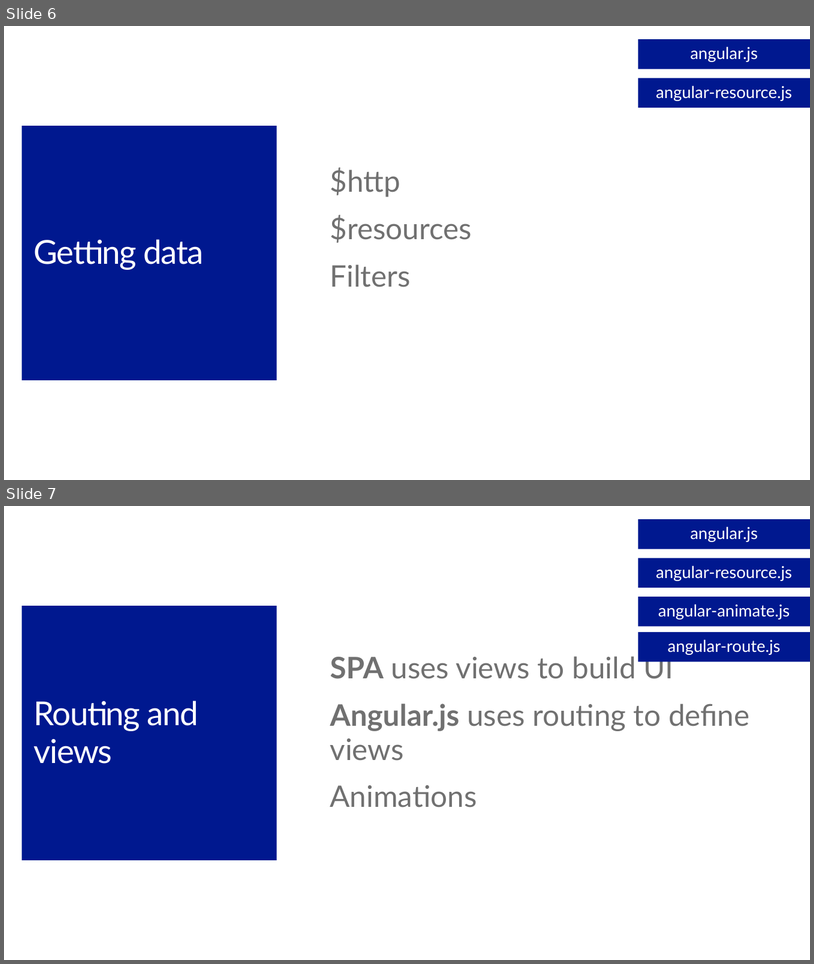
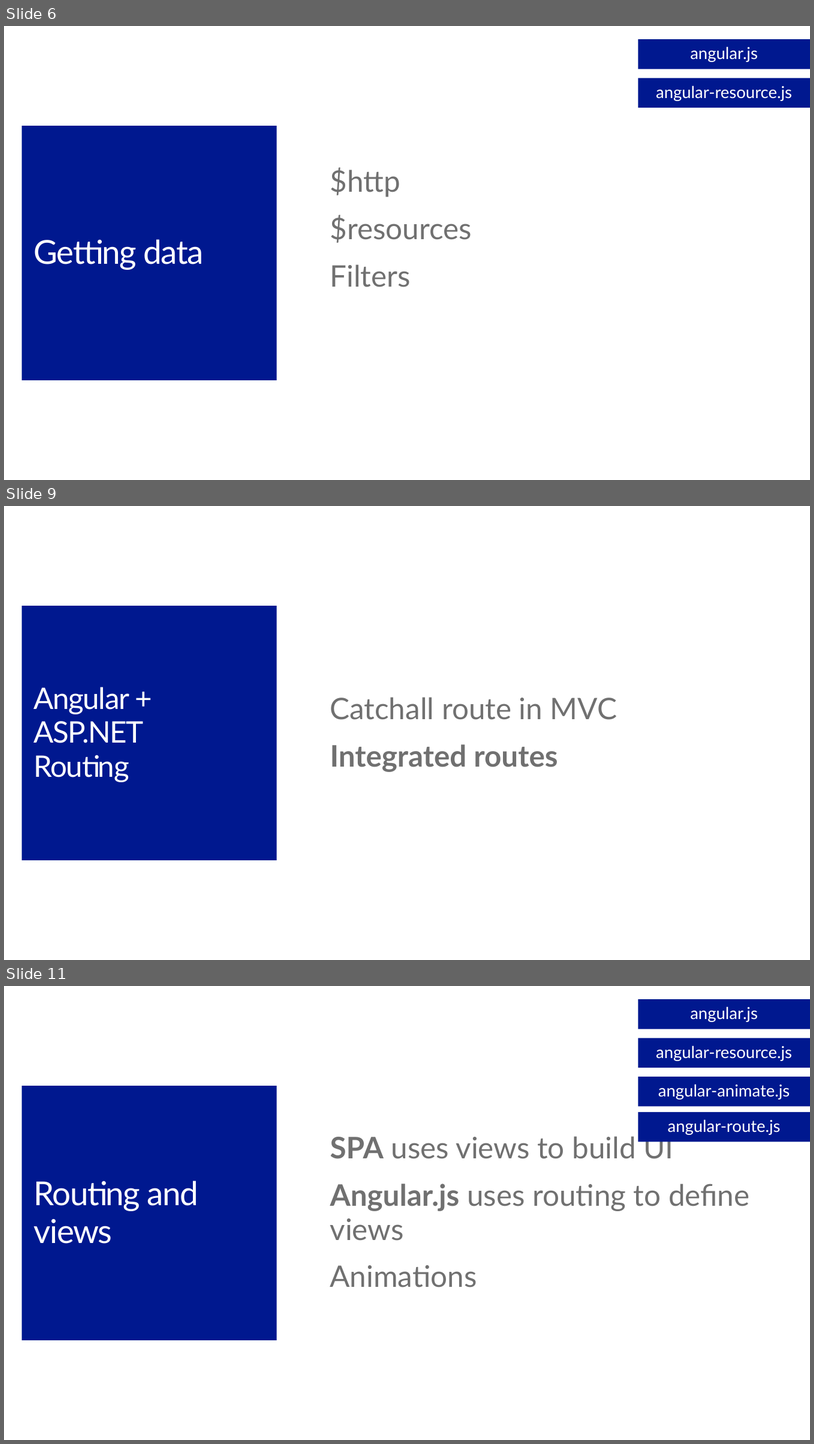
Before and after one commit to jongalloway/Angular-and-ASPNET-Build2014, a slide deck: AngularMTG/Slides/Building a Single Page Application with ASP.NET and Angular.js.pptx. Shown one above the other, each under a label of ours: slides 6 and 7 before the commit, slides 6, 9 and 11 after it; the slides between them are not shown. The pictures are 814x964 and 814x1444 pixels, drawn with LibreOffice and Linux fonts; fonts in the diff are those of the drawing; background and template pictures are left out. Boxes give left, top, right and bottom in pixels: in the first picture for what was removed or moved away, otherwise in the second. Text is boxed around its words. In the diff, an @@ line names an element or a change of style, - is before the commit and + after.

```diff
--- a/AngularMTG/Slides/Building a Single Page Application with ASP.NET and Angular.js.pptx
+++ b/AngularMTG/Slides/Building a Single Page Application with ASP.NET and Angular.js.pptx
@@ slide 9 added at (4,506,810,960), background #FFFFFF @@
@@ title added at (22,606,277,860), fill #00188F, 36 pt, text #FFFFFF @@
+Angular + ASP.NET
+Routing
@@ text added at (330,697,617,772), 36 pt, text #707070 @@
+Catchall route in MVC
+Integrated routes
@@ what was slide 7 is now slide 11 @@
```
Also in this commit, not shown: 7 other slides added.
